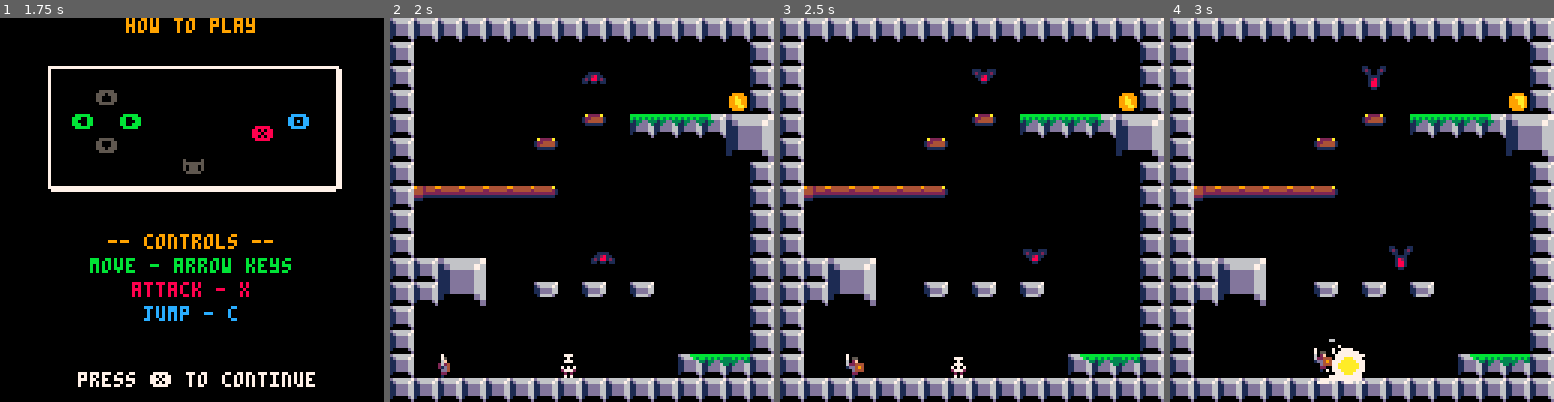
Above: before the commit, frames 1-4 (left to right).
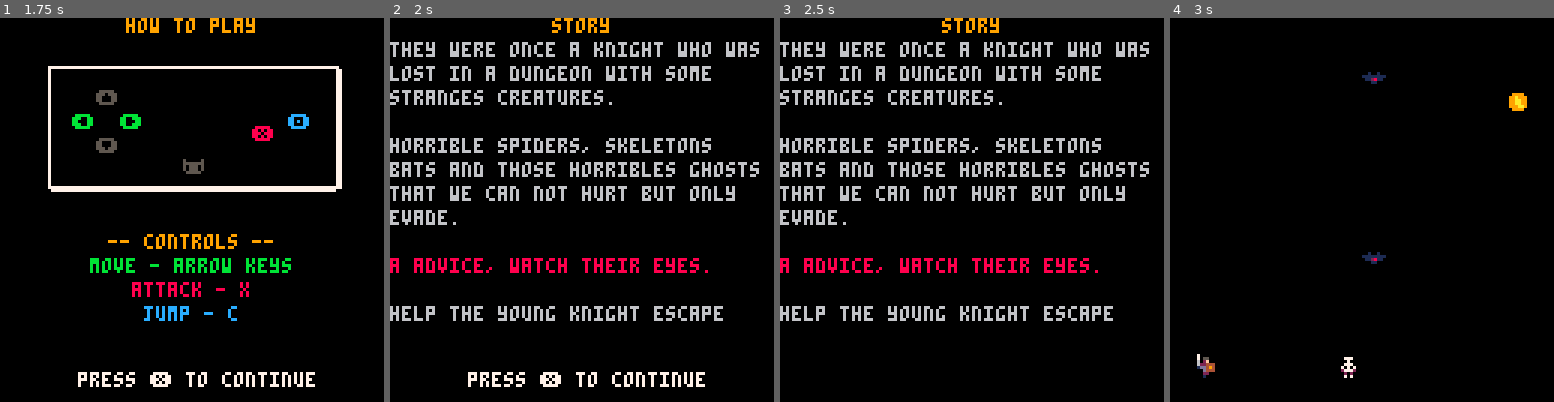
Above: after the commit, the same moments.

Repository: Levrault/pico8-sieur-lacassagne-dungeon
Game: PICO-8 cartridge sieur-lacassagne-dungeon.p8
Same seed, same stepped clock (60 frames per second), same inputs: the game is played once before the commit and once after it.
Inputs:
- Up to frame 1 (1.75 s): tap X (X key) at 0.33, 1.07 s; tap O (Z key) at 0.7, 1.7 s; hold Right from 1.6 s (still down)
- Up to frame 2 (2 s): keep holding Right; tap X (X key) at 1.85 s
- Up to frame 3 (2.5 s): release Right at 2.1 s; tap O (Z key) at 2.1 s; hold Right from 2.47 s (still down)
- Up to frame 4 (3 s): keep holding Right; tap O (Z key) at 2.5, 2.9 s; tap X (X key) at 2.97 s

Frame 1 is identical in both runs. In frame 2, 36% of the frame differs, in the area x 0-100%, y 0-100%; in frame 3, 36%; in frame 4, 27%.

Commit message:
feat(menu): add a little intro

Diff:
--- a/sieur-lacassagne-dungeon.p8
+++ b/sieur-lacassagne-dungeon.p8
@@ -253,6 +253,30 @@
 
 
 	gm.storyboard=function(self)
+		self:blink_text()
+		local title="story"
+		print(title,(896+hcenter(title)),384,9)
+		print("they were once a knight who was",896,392,6)
+		print("lost in a dungeon with some",896,400)
+		print("stranges creatures.",896,408)
+		print("horrible spiders, skeletons",896,424)
+		print("bats and those horribles ghosts",896,432)
+		print("that we can not hurt but only",896,440)
+		print("evade.",896,448)
+		print("a advice, watch their eyes.",896,464,8)
+		print("help the young knight escape",896,480,6)
+
+		if self.txt_blink then
+			local continue="press \x97 to continue"
+			print(continue,(896+hcenter(continue)),502,7)
+		end
+
+		if btn(5) then
+			if not transition_timer.started or transition_timer.finished then
+				self:set_level(0)
+				self.state=0
+			end
+		end
 	end
 
 
@@ -318,8 +342,9 @@
 
 		if btn(5) then
 			if not transition_timer.started or transition_timer.finished then
-				gm:set_level(0)
-				self.state=0
+				transition_timer:reset()
+				transition_timer:start()
+				self.state=9
 			end
 		end
 	end
@@ -408,6 +433,9 @@
 		elseif self.state==8 then--tutorial
 			camera(896,384)
 			self:tutorial()
+		elseif self.state==9 then--restart
+			camera(896,384)
+			self:storyboard()
 		end
 	end
 
@@ -427,7 +455,7 @@
 		spawn_timer:update()
 
 		--ui state
-		if (self.state==6 or self.state==7 or self.state==8) return
+		if (self.state==6 or self.state==7 or self.state==8 or self.state==9) return
 
 		--player
 		self.player:update()
@@ -483,7 +511,7 @@
 		--gm state management
 		self:state_draw()
 
-		if (self.state==3 or self.state==6 or self.state==7 or self.state==8) return
+		if (self.state==3 or self.state==6 or self.state==7 or self.state==8 or self.state==9) return
 
 		-- print(stat(0),self.cam_x+10,self.cam_y+8)
 		-- print(stat(1),self.cam_x+10,self.cam_y+16)
